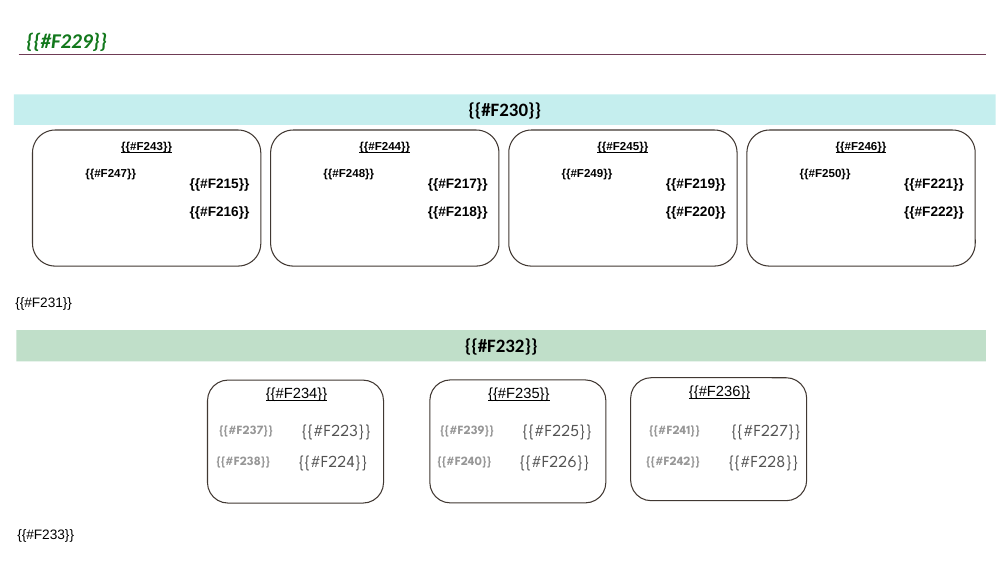
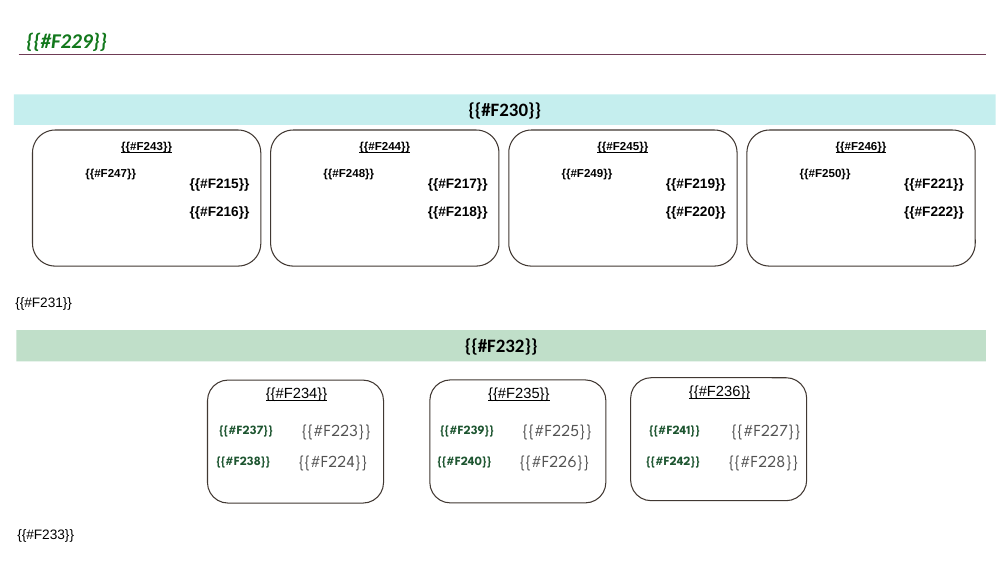
Before and after one commit to JohanCh01/flujo-cosecha, a slide deck: slide 10 of lib/plantilla_reporte.pptx. Drawn at 1008x567 pixels with LibreOffice and Linux fonts; fonts in the diff are those of the drawing; background and template pictures are left out. Boxes give left, top, right and bottom in pixels: in the first picture for what was removed or moved away, otherwise in the second. Text is boxed around its words. In the diff, an @@ line names an element or a change of style, - is before the commit and + after.

```diff
--- a/lib/plantilla_reporte.pptx
+++ b/lib/plantilla_reporte.pptx
@@ text colour #979797 to #1E5631 in 6 elements at <box>219,425,273,437</box>, <box>216,456,270,468</box>, <box>440,425,494,437</box>, <box>437,456,491,468</box>, <box>649,425,700,437</box>, <box>646,456,700,468</box> @@
```
Also in this commit, not shown: 2 other slides changed, 4 other files.
